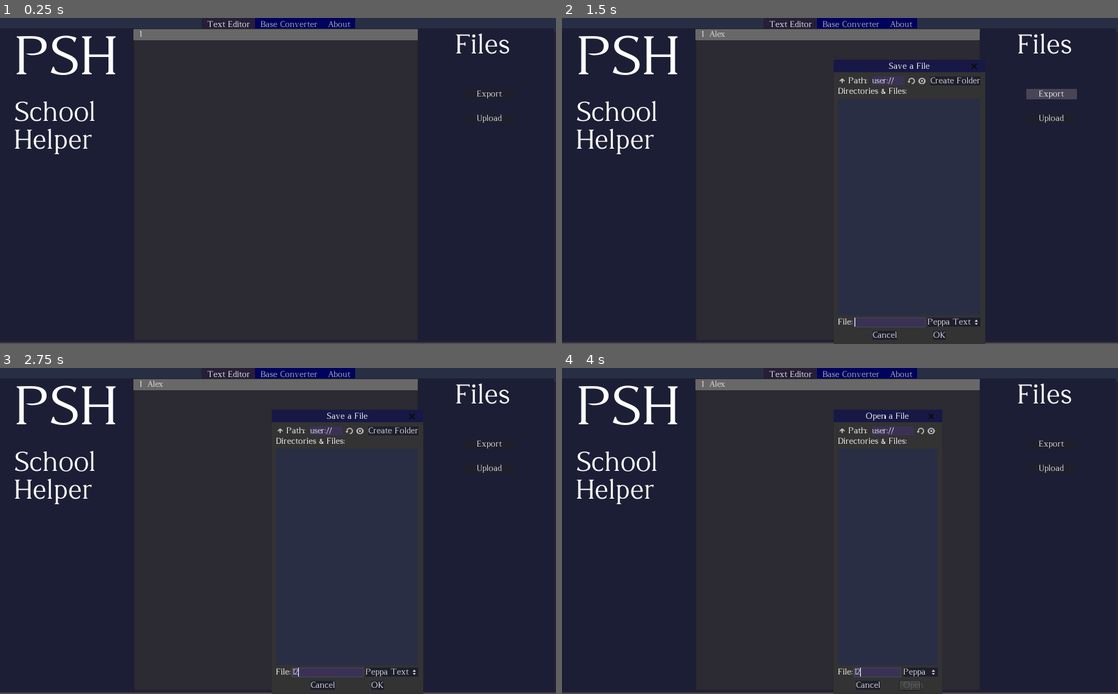
Above: before the commit, frames 1-4 (two rows, left to right).
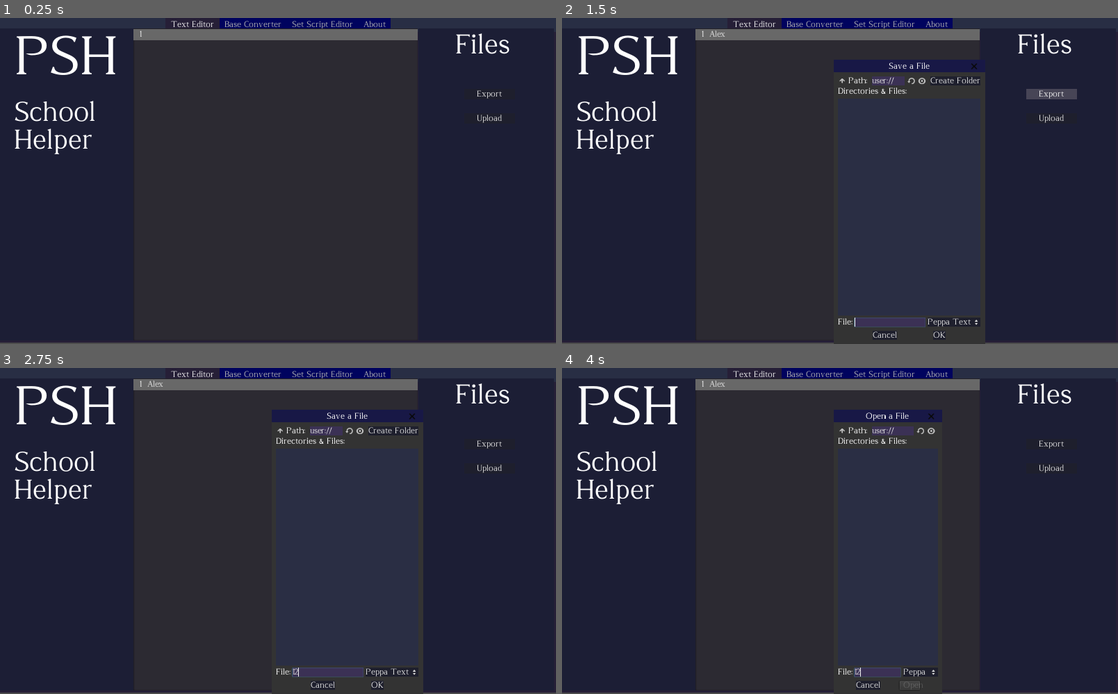
Above: after the commit, the same moments.

Repository: PeppaFan666/PSchoolAssist
Game: Godot game, scene res://Main.tscn
Two runs of this game, one before a commit and one after it. Both use one fixed random seed, a clock stepped at 60 frames per second and the inputs below.
Inputs (mouse positions are in pixels of both pictures, inside the frame that each line leads up to):
- Up to frame 1 (0.25 s): no input
- Up to frame 2 (1.5 s): click (840, 184) at 0.52 s; type "Alex" at 0.6 s; click "Export" at 1.25 s
- Up to frame 3 (2.75 s): click (328, 671) at 2.02 s; type "12" at 2.1 s
- Up to frame 4 (4 s): click "Upload" at 2.75 s; click (878, 671) at 3.52 s; type "12" at 3.6 s

The runs differ from the first frame. In frame 1, 0.6% of the frame differs, in the area x 30-71%, y 0-4%; in frame 2, 0.6%; in frame 3, 0.6%; in frame 4, 0.6%.

Commit message:
setscript basic functionality

Diff:
--- a/Editor.gd
+++ b/Editor.gd
@@ -1,6 +1,8 @@
 extends TextEdit
 
 var rules : Dictionary = {}
+
+signal output(value)
 
 func _ready():
 	#add_keyword_color("|", Color(0.542969, 0.231186, 0.135742))
@@ -11,25 +13,118 @@
 	add_keyword_color("xI", Color(0.065308, 0.368376, 0.417969))
 
 	add_keyword_color("for", Color(0.417969, 0.065308, 0.26368))
+	add_keyword_color("unin", Color(0.417969, 0.065308, 0.26368))
+	add_keyword_color("intr", Color(0.417969, 0.065308, 0.26368))
 
 func run(code : String) -> void:
 	var lines := code.split(";")
 	for line in lines:
 		if "let" in line: # line = let A = {xI x < 6}
-			var l = line.split("=") #l = [let A, {xI x < 6}]
+			if "unin" in line:
+				eval_unin(line)
+				continue
+			if "intr" in line:
+				eval_intr(line)
+				continue
+			eval_let(line)
+		if "check" in line: # line = check a for 10
+			eval_check(line)
 
-			#begin getting varName
-			var l2 = l[0].split("let") # l2 = [,  A 0]
-			var varName = clean(l2[1]) # varName = A
-			#finish getting varName
+func eval_unin(line: String) -> void:
+	var l = line.split("=") #l =[let c ,  a unin b]
+	#begin getting varName
+	var l2 = l[0].split("let") # l2 = [,  c ]
+	var varName = clean(l2[1]) # varName = c
+	#finish getting varName
+	var unin = l[1].split(" ")
+	var rule = clean(unin[1]) + "-" +  clean(unin[2]) + "-" +  clean(unin[3])
+	rules[varName] = rule
+func eval_intr(line: String) -> void:
+	var l = line.split("=") #l =[let c ,  a intr b]
+	#begin getting varName
+	var l2 = l[0].split("let") # l2 = [,  c ]
+	var varName = clean(l2[1]) # varName = c
+	#finish getting varName
+	var intr = l[1].split(" ")
+	var rule = clean(intr[1]) + "-" +  clean(intr[2]) + "-" +  clean(intr[3])
+	rules[varName] = rule
 
-			#begin getting Rule
-			l2 = l[1].split("xI") #l2 = [{, x<6}}
-			var rule = clean(l2[1],[" ","{","}"]) #rule = x<6
-			#finish getting Rule
-			rules[varName] = rule #finish parsing
-			print(rules)
+func eval_let(line : String) -> void:
+	var l = line.split("=") #l = [let A, {xI x < 6}]
 
+	#begin getting varName
+	var l2 = l[0].split("let") # l2 = [,  A 0]
+	var varName = clean(l2[1]) # varName = A
+	#finish getting varName
+
+	#begin getting Rule
+	l2 = l[1].split("xI") #l2 = [{, x<6}}
+	var l3 = clean(l2[1],["{","}"]).split(" ") #rule = x<6
+	var rule = clean(l3[1])+ " " + clean(l3[2]) + " " + clean(l3[3])
+	#finish getting Rule
+	rules[varName] = rule #finish parsing
+
+
+func eval_check(line : String) -> void:
+	var l = line.split("for") #l = [check a ,  10]
+	#get key
+	var dirtyKey = l[0].split("check") #dirtyKey = [,  a ]
+	var key = clean(dirtyKey[1]) # a
+	#finish get key
+	var x = clean(l[1]) #x = 10
+	var res = process_rule(key,x)
+	var st = ""
+	if res:
+		st = "%s is in set %s"
+	else:
+		st = "%s is not in set %s"
+	emit_signal("output", st % [x,key.to_upper()])
+
+
+func process_rule(key: String,x : String) -> bool:
+	var rule = rules[key]
+
+	if "unin" in rule:
+		var l2 = rule.split("-")
+		if process_rule(l2[0],x):
+			return true
+		if process_rule(l2[2],x):
+			return true
+		return false
+	if "intr" in rule:
+		var l2 = rule.split("-")
+		if process_rule(l2[0],x) and process_rule(l2[2],x):
+			return true
+		return false
+
+	var s = ""
+	for letter in rule:
+		if letter == "x":
+			letter = x
+		s += letter
+	rule = s
+	var split = rule.split(" ")
+	var left = float(split[0])
+	var right = float(split[2])
+	var check = split[1]
+	match check:
+		">":
+			return left > right
+		"<":
+			return left < right
+		"=":
+			return left == right
+		">|":
+			return left >= right
+		"<|":
+			return left <= right
+	return false
+
+func get_all(input: String,from : int) -> String:
+	var s = ""
+	for i in range(from,len(input)):
+			s+= input[i]
+	return s
 
 func clean(input: String,removes = [" "]) -> String:
 	var s = ""
@@ -40,3 +135,13 @@
 
 func _on_Button_pressed():
 	run(text)
+
+
+
+
+func _on_Editor_text_changed():
+	Global.set = text
+
+
+func _on_Upload_Upload(data):
+	text = data
--- a/Global.gd
+++ b/Global.gd
@@ -1,6 +1,7 @@
 extends Node
 
 var text
+var set
 
 var Base_Input_NUM = 0
 var Base_Input_Base = 2
--- a/Main.tscn
+++ b/Main.tscn
@@ -1,8 +1,9 @@
-[gd_scene load_steps=5 format=2]
+[gd_scene load_steps=6 format=2]
 
 [ext_resource path="res://BaseInterface.tscn" type="PackedScene" id=1]
 [ext_resource path="res://TextEditor.tscn" type="PackedScene" id=2]
 [ext_resource path="res://About.tscn" type="PackedScene" id=3]
+[ext_resource path="res://SetScript.tscn" type="PackedScene" id=4]
 [ext_resource path="res://MainTheme.tres" type="Theme" id=6]
 
 [node name="Node2D" type="Node2D"]
@@ -38,6 +39,13 @@
 
 [node name="BaseInterface" parent="TabContainer/Base Converter" instance=ExtResource( 1 )]
 
+[node name="Set Script Editor" type="Tabs" parent="TabContainer"]
+visible = false
+margin_right = 40.0
+margin_bottom = 27.0
+
+[node name="SetScript" parent="TabContainer/Set Script Editor" instance=ExtResource( 4 )]
+
 [node name="About" type="Tabs" parent="TabContainer"]
 visible = false
 anchor_right = 1.0
--- /dev/null
+++ b/OpenSet.gd
@@ -0,0 +1,18 @@
+extends Node
+
+
+
+
+
+func _on_Button_pressed():
+	$FileDialog.popup(Rect2(Vector2(500,300),Vector2(30,500)))
+
+
+func _on_FileDialog_file_selected(path):
+	write(path)
+
+func write(path):
+	var file = File.new()
+	file.open(path, File.WRITE)
+	file.store_string(Global.set)
+	file.close()
--- /dev/null
+++ b/Output.gd
@@ -0,0 +1,10 @@
+extends TextEdit
+
+
+
+func _on_Editor_output(value):
+	text += "\n    " + value
+
+
+func _on_Clear_pressed():
+	text = ""
--- a/SetScript.tscn
+++ b/SetScript.tscn
@@ -1,21 +1,32 @@
-[gd_scene load_steps=5 format=2]
+[gd_scene load_steps=10 format=2]
 
 [ext_resource path="res://MainTheme.tres" type="Theme" id=1]
 [ext_resource path="res://alvarado/fonts/Desktop/Alvarado-Bold.otf" type="DynamicFontData" id=2]
 [ext_resource path="res://Editor.gd" type="Script" id=3]
+[ext_resource path="res://Output.gd" type="Script" id=4]
+[ext_resource path="res://OpenSet.gd" type="Script" id=5]
+[ext_resource path="res://Upload.gd" type="Script" id=6]
 
 [sub_resource type="DynamicFont" id=1]
 size = 24
 font_data = ExtResource( 2 )
 
+[sub_resource type="StyleBoxFlat" id=2]
+bg_color = Color( 0.054902, 0.12549, 0.419608, 1 )
+
+[sub_resource type="StyleBoxFlat" id=3]
+bg_color = Color( 0.101961, 0.172549, 0.415686, 1 )
+
 [node name="SetScript" type="Control"]
 anchor_right = 1.0
 anchor_bottom = 1.0
+margin_bottom = -110.0
 
 [node name="Editor" type="TextEdit" parent="."]
 anchor_right = 1.0
 anchor_bottom = 1.0
 margin_top = 20.0
+margin_bottom = -68.0
 theme = ExtResource( 1 )
 custom_fonts/font = SubResource( 1 )
 highlight_current_line = true
@@ -23,12 +34,91 @@
 show_line_numbers = true
 script = ExtResource( 3 )
 
-[node name="Button" type="Button" parent="."]
+[node name="Output" type="TextEdit" parent="."]
+anchor_top = 1.0
+anchor_right = 1.0
+anchor_bottom = 1.0
+margin_top = -68.0
+margin_bottom = 108.0
+theme = ExtResource( 1 )
+custom_styles/read_only = SubResource( 2 )
+custom_styles/normal = SubResource( 3 )
+readonly = true
+script = ExtResource( 4 )
+
+[node name="Clear" type="Button" parent="Output"]
 anchor_left = 1.0
 anchor_right = 1.0
-margin_left = -36.0
-margin_bottom = 20.0
+margin_left = -40.0
+margin_bottom = 17.0
 theme = ExtResource( 1 )
-text = "Run"
+text = "Clear"
 
-[connection signal="pressed" from="Button" to="Editor" method="_on_Button_pressed"]
+[node name="Buttons" type="HBoxContainer" parent="."]
+anchor_left = 1.0
+anchor_right = 1.0
+margin_left = -150.0
+margin_bottom = 21.0
+alignment = 2
+
+[node name="Run" type="Button" parent="Buttons"]
+margin_left = 11.0
+margin_right = 50.0
+margin_bottom = 21.0
+theme = ExtResource( 1 )
+text = " Run "
+
+[node name="Save" type="Button" parent="Buttons"]
+margin_left = 54.0
+margin_right = 98.0
+margin_bottom = 21.0
+theme = ExtResource( 1 )
+text = " Save "
+
+[node name="Open" type="Button" parent="Buttons"]
+margin_left = 102.0
+margin_right = 150.0
+margin_bottom = 21.0
+theme = ExtResource( 1 )
+text = " Open "
+
+[node name="Open" type="Control" parent="."]
+anchor_right = 1.0
+anchor_bottom = 1.044
+margin_right = -250.0
+margin_bottom = -600.3
+script = ExtResource( 5 )
+
+[node name="FileDialog" type="FileDialog" parent="Open"]
+margin_left = 434.0
+margin_top = 221.0
+margin_right = 749.0
+margin_bottom = 461.0
+theme = ExtResource( 1 )
+access = 1
+filters = PoolStringArray( "*.pt ; Peppa Text" )
+
+[node name="Upload" type="Control" parent="."]
+script = ExtResource( 6 )
+
+[node name="FileDialog" type="FileDialog" parent="Upload"]
+visible = true
+margin_left = 425.0
+margin_top = 140.0
+margin_right = 740.0
+margin_bottom = 270.0
+theme = ExtResource( 1 )
+window_title = "Open a File"
+mode = 0
+access = 1
+filters = PoolStringArray( "*.pt ; Peppa Text" )
+
+[connection signal="output" from="Editor" to="Output" method="_on_Editor_output"]
+[connection signal="text_changed" from="Editor" to="Editor" method="_on_Editor_text_changed"]
+[connection signal="pressed" from="Output/Clear" to="Output" method="_on_Clear_pressed"]
+[connection signal="pressed" from="Buttons/Run" to="Editor" method="_on_Button_pressed"]
+[connection signal="pressed" from="Buttons/Save" to="Open" method="_on_Button_pressed"]
+[connection signal="pressed" from="Buttons/Open" to="Upload" method="_on_Button_pressed"]
+[connection signal="file_selected" from="Open/FileDialog" to="Open" method="_on_FileDialog_file_selected"]
+[connection signal="Upload" from="Upload" to="Editor" method="_on_Upload_Upload"]
+[connection signal="file_selected" from="Upload/FileDialog" to="Upload" method="_on_FileDialog_file_selected"]
